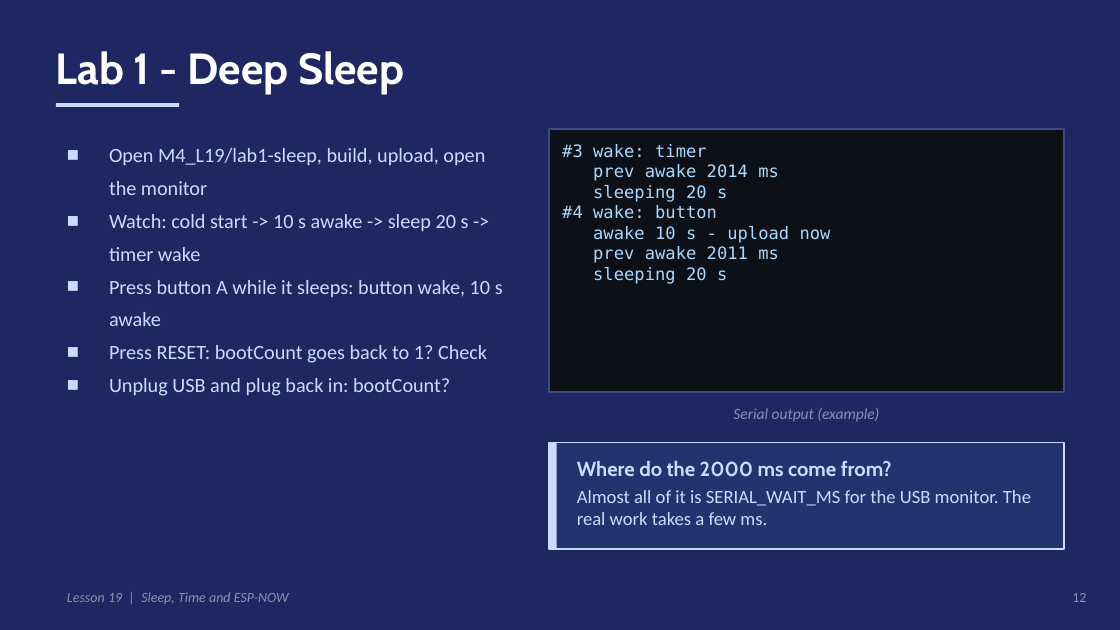
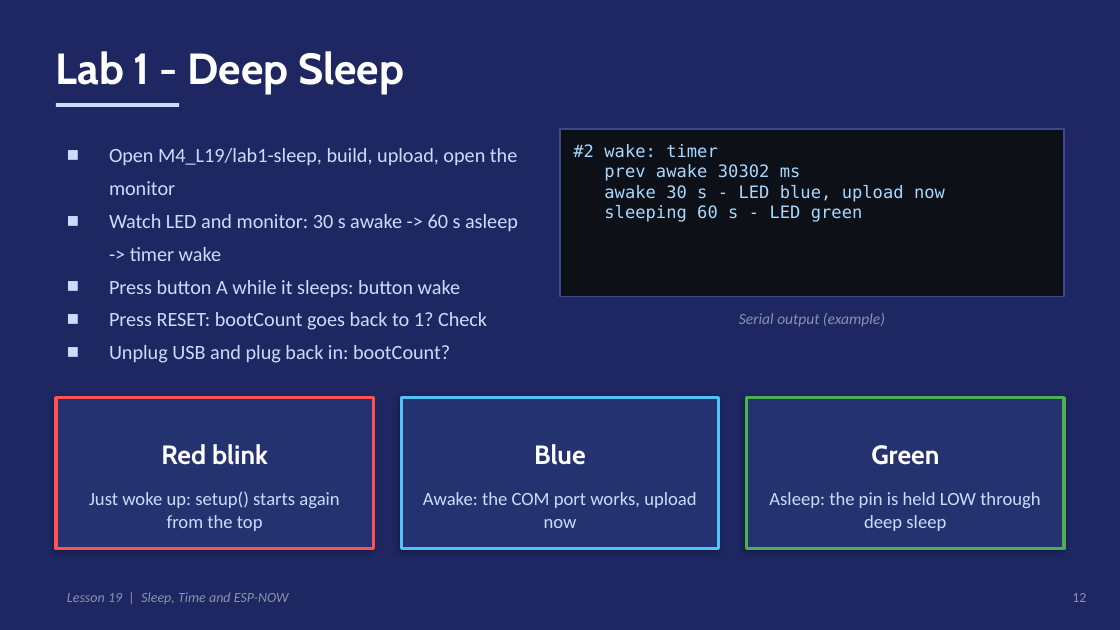
Before and after one commit to Anaga/embedded_cpp_2026_autumn, a slide deck: slide 12 of M4_L19/slides/lesson19.pptx. Drawn at 1120x630 pixels with LibreOffice and Linux fonts; fonts in the diff are those of the drawing. Boxes give left, top, right and bottom in pixels: in the first picture for what was removed or moved away, otherwise in the second. Text is boxed around its words. In the diff, an @@ line names an element or a change of style, - is before the commit and + after.

```diff
--- a/M4_L19/slides/lesson19.pptx
+++ b/M4_L19/slides/lesson19.pptx
@@ rectangle: place and size @@
-rectangle at (549, 129, 1064, 392)
+rectangle at (560, 129, 1064, 297)
@@ text at (573, 144, 945, 222): text changed @@
-#3 wake: timer
-prev awake 2014 ms
-sleeping 20 s
-#4 wake: button
-awake 10 s - upload now
-prev awake 2011 ms
-sleeping 20 s
+#2 wake: timer
+prev awake 30302 ms
+awake 30 s - LED blue, upload now
+sleeping 60 s - LED green
@@ text at (109, 214, 518, 297): text changed @@
-■ Watch: cold start -> 10 s awake -> sleep 20 s -> timer wake
-■ Press button A while it sleeps: button wake, 10 s awake
+■ Watch LED and monitor: 30 s awake -> 60 s asleep -> timer wake
+■ Press button A while it sleeps: button wake
@@ text "Serial output (example)": place and size @@
-text "Serial output (example)" at (733, 408, 879, 422)
+text "Serial output (example)" at (739, 313, 885, 327)
@@ rectangle: place and size @@
-rectangle at (549, 442, 1064, 549)
+rectangle at (56, 398, 373, 549)
@@ rectangle at (56, 398, 373, 549): outline #CADCFC 1 pt to #FF5252 2 pt; shadow on @@
@@ rectangle added at (401, 398, 718, 549), fill #253270, outline #4FC3F7 2 pt @@
@@ rectangle added at (747, 398, 1064, 549), fill #253270, outline #4CAF50 2 pt @@
@@ text added at (161, 444, 268, 465), 17 pt, text #FFFFFF, bold @@
+Red blink
@@ text added at (534, 444, 585, 465), 17 pt, text #FFFFFF, bold @@
+Blue
@@ rectangle removed at (549, 442, 557, 549) @@
@@ text added at (871, 445, 939, 465), 17 pt, text #FFFFFF, bold @@
+Green
@@ text "Just woke up: setup() starts ..." at (89, 491, 339, 531): vertical alignment middle to top @@
@@ text at (89, 491, 339, 531): text changed; size 13 to 12 pt; font Cabin to Calibri; bold off @@
-Where do the 2000 ms come from?
+Just woke up: setup() starts again from the top
@@ text added at (423, 492, 696, 528), 12 pt, text #CADCFC @@
+Awake: the COM port works, upload now
@@ text removed at (577, 490, 1031, 525) @@
-Almost all of it is SERIAL_WAIT_MS for the USB monitor. The real work takes a few ms.
@@ text added at (769, 492, 1040, 531), 12 pt, text #CADCFC @@
+Asleep: the pin is held LOW through deep sleep
```
Also in this commit, not shown: 4 other slides changed, 13 other files.
